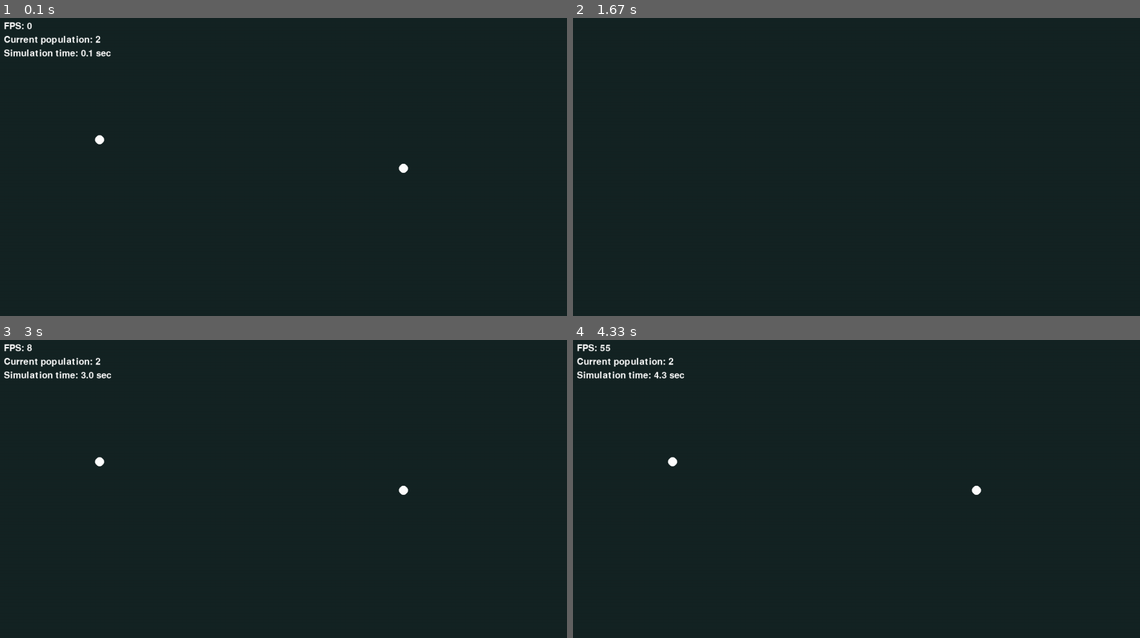
Above: before the commit, frames 1-4 (two rows, left to right).
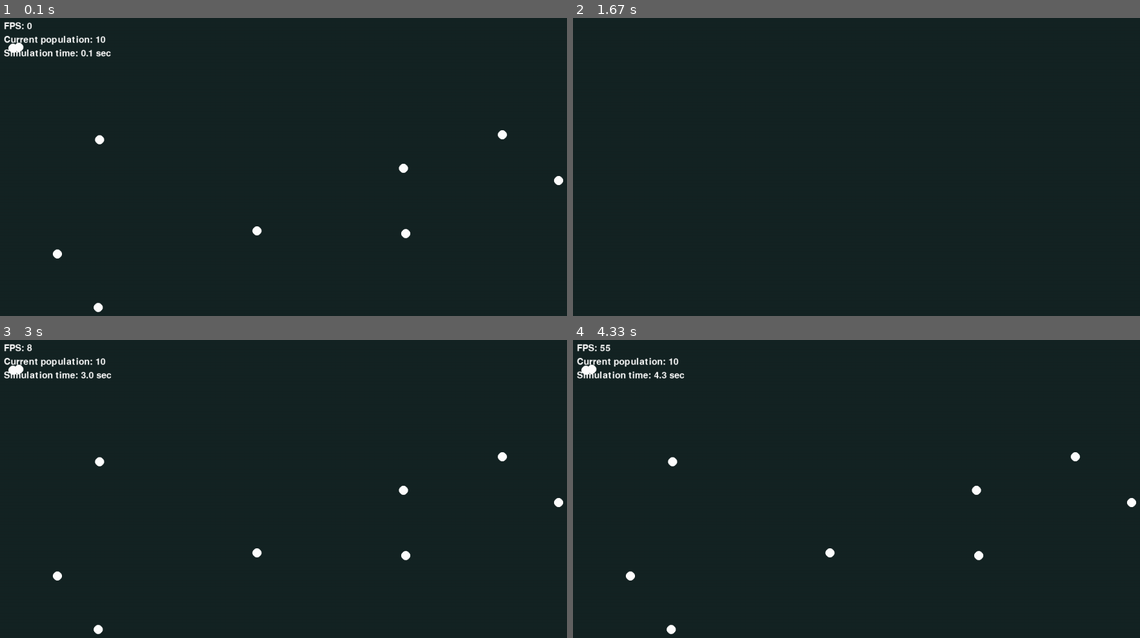
Above: after the commit, the same moments.

Repository: darceno/lifebox-simulator
Game: pygame game, started from src/main.py
Same seed, same stepped clock (60 frames per second), same inputs: the game is played once before the commit and once after it.
Inputs:
- Up to frame 1 (0.1 s): no input
- Up to frame 2 (1.67 s): tap Space at 0.33, 0.73, 1.03, 1.23, 1.57 s
- Up to frame 3 (3 s): tap Space at 1.87, 2.07, 2.37, 2.63, 2.97 s
- Up to frame 4 (4.33 s): tap Space at 3.27, 3.4, 3.8, 4.1 s

The runs differ from the first frame. In frame 1, 0.4% of the frame differs, in the area x 1-100%, y 5-99%; in frame 2, nothing differs; in frame 3, 0.4%; in frame 4, 0.4%.

Commit message:
Change starting population back to default value

Diff:
--- a/src/settings.py
+++ b/src/settings.py
@@ -7,7 +7,7 @@
 WIDTH_SIZE, HEIGHT_SIZE = 1280, 720 # default = 1280, 720
 FPS = 60 # default = 60
 BG_COLOR = (21, 36, 36) # default = (21, 36, 36)
-STARTING_POPULATION = 2 # default = 10
+STARTING_POPULATION = 10 # default = 10
 YEAR = 30 # default = 30
 
 # ORGANISMS SETTINGS
